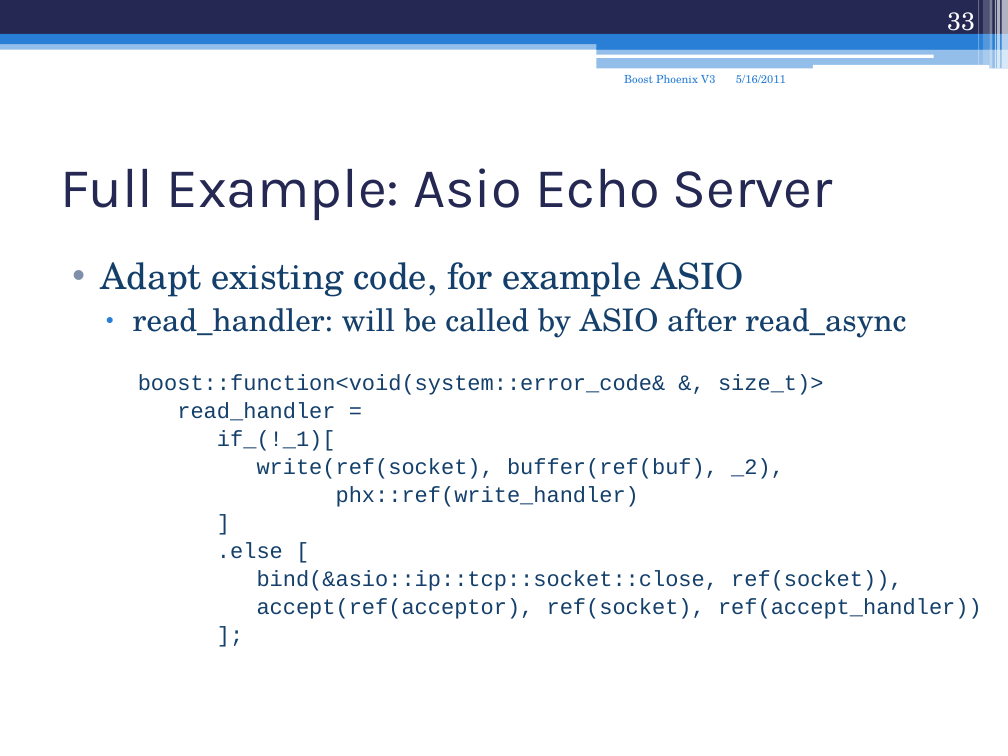
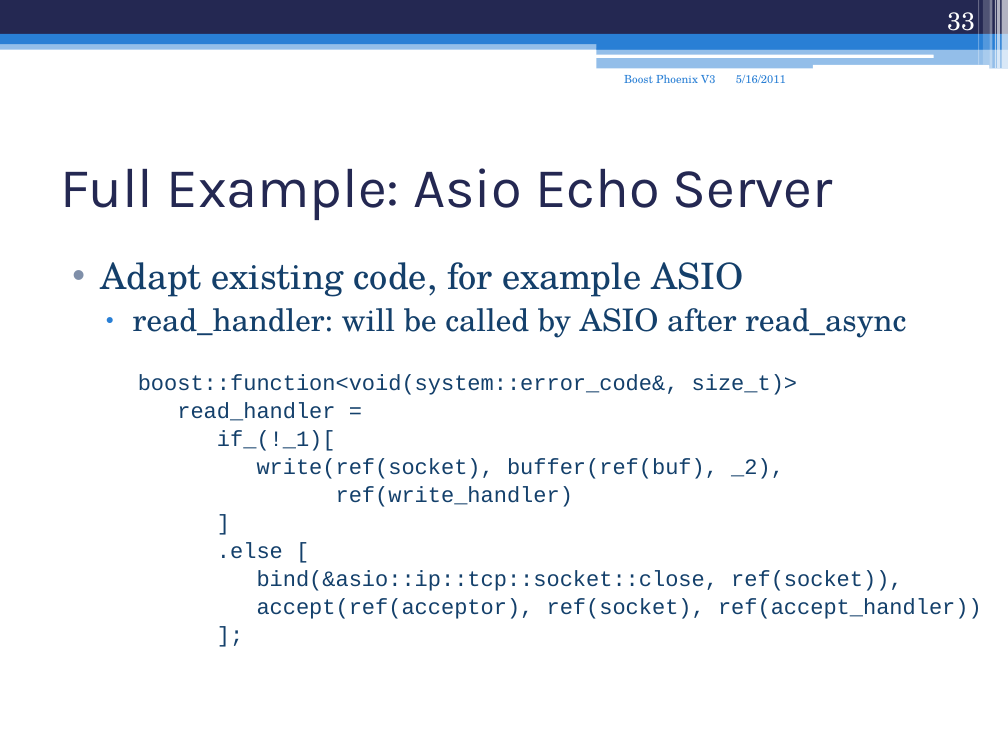
Before and after one commit to boostcon/2011_presentations, a slide deck: slide 33 of mon/phoenix_v3.ppt. Drawn at 1008x756 pixels with LibreOffice and Linux fonts; fonts in the diff are those of the drawing. Boxes give left, top, right and bottom in pixels: in the first picture for what was removed or moved away, otherwise in the second. Text is boxed around its words. In the diff, an @@ line names an element or a change of style, - is before the commit and + after.

```diff
--- a/mon/phoenix_v3.ppt
+++ b/mon/phoenix_v3.ppt
@@ text at (138, 374, 797, 395): text changed @@
-    boost::function<void(system::error_code& &, size_t)>
+    boost::function<void(system::error_code&, size_t)>
@@ text at (336, 486, 573, 507): text changed @@
-    phx::ref(write_handler)
+    ref(write_handler)
```
Also in this commit, not shown: 9 other slides changed, 1 other file.
